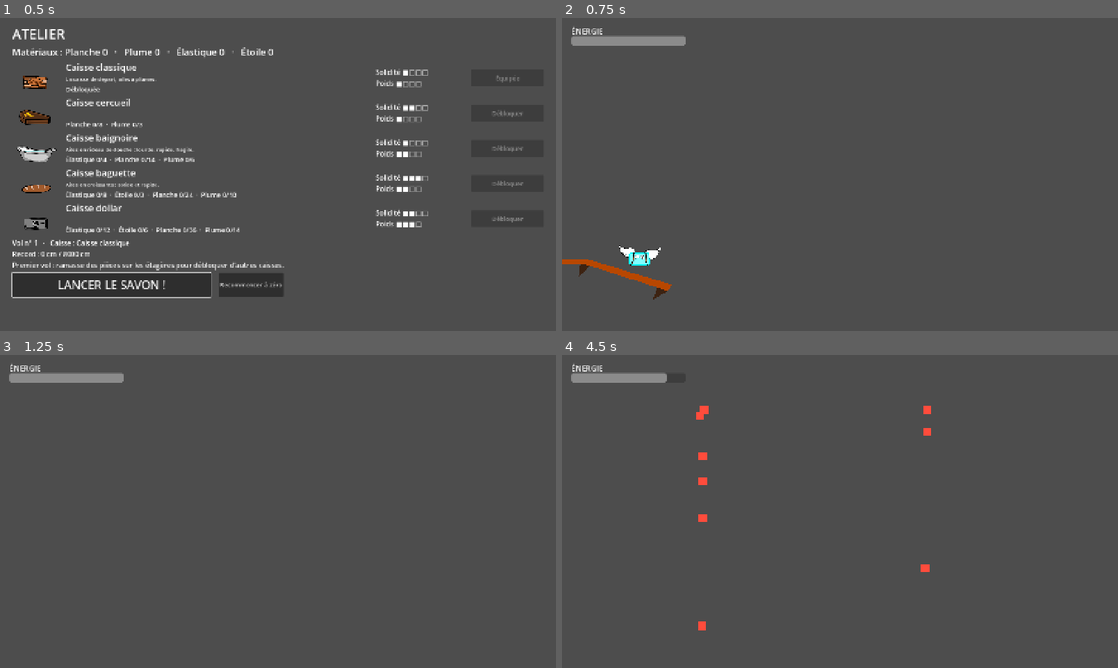
Above: before the commit, frames 1-4 (two rows, left to right).
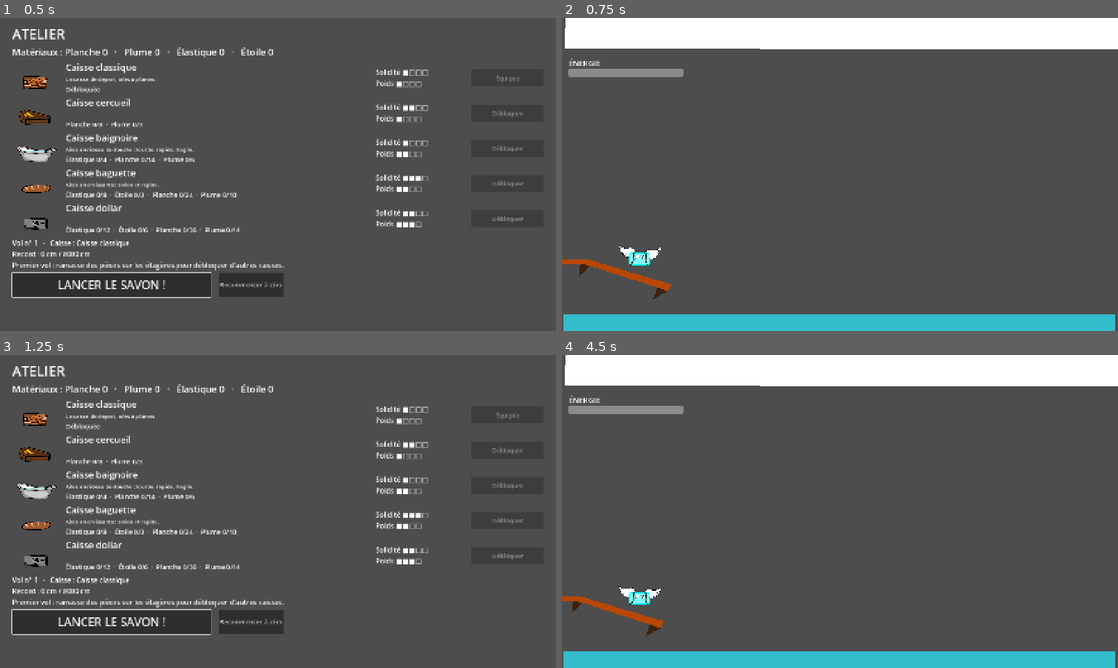
Above: after the commit, the same moments.

Repository: atostivint/LesAilesEtLaCaisse
Game: Godot game, scene res://scenes/atelier.tscn
The game is run twice, just before and just after one commit, with the same random seed, the same clock (stepped at 60 frames per second) and the same inputs.
Inputs (mouse positions are in pixels of both pictures, inside the frame that each line leads up to):
- Up to frame 1 (0.5 s): no input
- Up to frame 2 (0.75 s): click "LANCER LE SAVON !" at 0.5 s
- Up to frame 3 (1.25 s): no input
- Up to frame 4 (4.5 s): click (812, 621) at 1.25 s, where only the run after the commit has a clickable "Recommencer à zéro"; click (812, 621) at 2 s, where only the run after the commit has a clickable "Recommencer à zéro"; click (812, 621) at 2.75 s, where only the run after the commit has a clickable "Recommencer à zéro"; move the mouse to (962, 495) at 3.52 s; hold Space (thrust) 3.53-4.28 s; click (962, 495) at 3.67 s; move the mouse to (728, 527) at 4.27 s

Frame 1 is identical in both runs. In frame 2, 16% of the frame differs, in the area x 0-100%, y 0-100%; in frame 3, 10%; in frame 4, 17%.

Commit message:
Add traps sprites and add ceiling and ground

Diff:
--- a/scenes/level.gd
+++ b/scenes/level.gd
@@ -35,6 +35,12 @@
 func _physics_process(delta: float) -> void:
 	cam.position.x += soap.velocity.x * delta
 	%TrapsSpawnerGroup.position.x += soap.velocity.x * delta
+	%Ceiling.position.x += soap.velocity.x * delta
+	%Ground.position.x += soap.velocity.x * delta
+
+func die():
+	print("LOSE")
+	get_tree().change_scene_to_file("res://scenes/atelier.tscn")
 
 func hit_soap():
 	print("LOSE")
@@ -53,3 +59,8 @@
 		trap.global_position = spawner.global_position
 		trap.soap_entered.connect(hit_soap)
 		add_child(trap)
+
+
+func _on_ground_body_entered(body: Node2D) -> void:
+	if body.name == "Soap":
+		die()
--- a/scenes/level.tscn
+++ b/scenes/level.tscn
@@ -3,6 +3,9 @@
 [ext_resource type="Script" uid="uid://do2cxnwqyse7o" path="res://scenes/level.gd" id="1_2q6dc"]
 [ext_resource type="PackedScene" uid="uid://5yrrq8pk76qm" path="res://scenes/soap.tscn" id="2_w7c3h"]
 [ext_resource type="PackedScene" uid="uid://b7ms8okbpn1jt" path="res://scenes/shelf.tscn" id="3_w8frs"]
+
+[sub_resource type="RectangleShape2D" id="RectangleShape2D_vcd8f"]
+size = Vector2(1467, 85.5)
 
 [node name="Level" type="Node2D" unique_id=1548918624]
 script = ExtResource("1_2q6dc")
@@ -21,19 +24,19 @@
 [node name="HUD" type="CanvasLayer" parent="." unique_id=1949068157]
 
 [node name="EnergyLabel" type="Label" parent="HUD" unique_id=1949068158]
-offset_left = 24.0
-offset_top = 20.0
-offset_right = 324.0
-offset_bottom = 44.0
+offset_left = 17.0
+offset_top = 104.0
+offset_right = 317.0
+offset_bottom = 132.0
 theme_override_font_sizes/font_size = 20
 text = "ÉNERGIE"
 
 [node name="FlightEnergy" type="ProgressBar" parent="HUD" unique_id=1949068159]
 unique_name_in_owner = true
-offset_left = 24.0
-offset_top = 48.0
-offset_right = 324.0
-offset_bottom = 72.0
+offset_left = 17.0
+offset_top = 132.0
+offset_right = 317.0
+offset_bottom = 156.0
 show_percentage = false
 
 [node name="TrapsSpawnerGroup" type="Polygon2D" parent="." unique_id=1986952392]
@@ -71,9 +74,6 @@
 [node name="TrapSpawner12" type="Node2D" parent="TrapsSpawnerGroup" unique_id=167362076]
 position = Vector2(4, 101)
 
-[node name="TrapSpawner13" type="Node2D" parent="TrapsSpawnerGroup" unique_id=474345893]
-position = Vector2(8, 33)
-
 [node name="TrapSpawner4" type="Node2D" parent="TrapsSpawnerGroup" unique_id=1439355161]
 position = Vector2(-1, 515)
 
@@ -84,4 +84,27 @@
 unique_name_in_owner = true
 autostart = true
 
+[node name="Ceiling" type="StaticBody2D" parent="." unique_id=1317302672]
+unique_name_in_owner = true
+
+[node name="CollisionShape2D" type="CollisionShape2D" parent="Ceiling" unique_id=1440828113]
+position = Vector2(741, 43.25)
+shape = SubResource("RectangleShape2D_vcd8f")
+
+[node name="Polygon2D" type="Polygon2D" parent="Ceiling" unique_id=1427084172]
+polygon = PackedVector2Array(12, -2, 10, 79, 1461, 83, 1459, -2)
+
+[node name="Ground" type="Area2D" parent="." unique_id=2128209958]
+unique_name_in_owner = true
+position = Vector2(-6, 776)
+
+[node name="CollisionShape2D" type="CollisionShape2D" parent="Ground" unique_id=921575705]
+position = Vector2(741, 43.25)
+shape = SubResource("RectangleShape2D_vcd8f")
+
+[node name="Polygon2D" type="Polygon2D" parent="Ground" unique_id=1431004540]
+color = Color(0.2, 0.74000007, 0.8, 1)
+polygon = PackedVector2Array(12, -2, 10, 79, 1461, 83, 1459, -2)
+
 [connection signal="timeout" from="TrapTimer" to="." method="spawn_trap"]
+[connection signal="body_entered" from="Ground" to="." method="_on_ground_body_entered"]
--- a/scenes/trap.tscn
+++ b/scenes/trap.tscn
@@ -1,15 +1,19 @@
 [gd_scene format=3 uid="uid://c31hq4ekyct03"]
 
 [ext_resource type="Script" uid="uid://cwaiddf8xonyc" path="res://scripts/trap.gd" id="1_npg1n"]
+[ext_resource type="Texture2D" uid="uid://b6nnr666o5ptq" path="res://artwork/sprites/obstacle_fleur_de_douche.svg" id="2_62q8x"]
 
 [node name="Trap" type="Area2D" unique_id=696545699]
 script = ExtResource("1_npg1n")
 
 [node name="CollisionPolygon2D" type="CollisionPolygon2D" parent="." unique_id=107363416]
+position = Vector2(-1.9999998, -0.9999999)
+scale = Vector2(1.1249999, 1.1249999)
 polygon = PackedVector2Array(1, -1, 1, 21, 23, 21, 23, 0)
 
-[node name="Polygon2D" type="Polygon2D" parent="." unique_id=433784082]
-color = Color(1, 0.30005085, 0.23680493, 1)
-polygon = PackedVector2Array(1, 0, 1, 21, 23, 21, 23, 0)
+[node name="ObstacleFleurDeDouche" type="Sprite2D" parent="." unique_id=125752756]
+position = Vector2(12, 3)
+scale = Vector2(0.07620321, 0.0762032)
+texture = ExtResource("2_62q8x")
 
 [connection signal="body_entered" from="." to="." method="_on_body_entered"]
Not shown, added: artwork/sprites/materiau_bois.svg.import
Not shown, added: artwork/sprites/materiau_boulon.svg.import
Not shown, added: artwork/sprites/materiau_carton.svg.import
Not shown, added: artwork/sprites/materiau_elastique.svg.import
Not shown, added: artwork/sprites/materiau_papier.svg.import
Not shown, added: artwork/sprites/materiau_pot_peinture.svg.import
Not shown, added: artwork/sprites/obstacle_attrape_mouche.svg.import
Not shown, added: artwork/sprites/obstacle_fleur_de_douche.svg.import
Not shown, added: artwork/sprites/obstacle_porte_serviette.svg.import
Not shown, added: artwork/sprites/yeux_en_colere.svg.import
Not shown, added: artwork/sprites/yeux_plisses.svg.import
Not shown, added: artwork/sprites/yeux_ronds.svg.import
